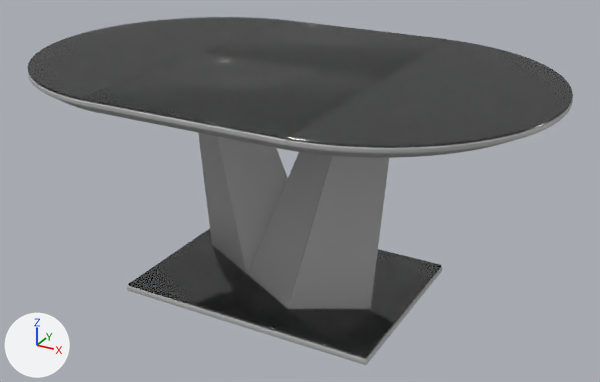
The Blender file для дизайна/столы/стол обеденный.blend, before and after one commit.
Both versions are drawn from a camera (50 mm lens) standing at (1.316, -2.304, 1.519) and looking at (0.046, 0.006, 0.365). Lighting does not change. The marker at lower left points along +X, +Y and +Z.

The older version as bpy lines, for what is in view:
```python
ob_левая_столешка_стекло = bpy.data.objects.new('левая столешка.стекло', me_circle_010)
ob_левая_столешка_стекло.parent = ob_столешка
ob_левая_столешка_стекло.location = (0.0, 0.0, 0.758)
ob_ножка = bpy.data.objects.new('ножка', me_circle_004)
ob_ножка.location = (0.0, 0.0, 0.0)
ob_ножка_стекло = bpy.data.objects.new('ножка.стекло', me_circle_013)
ob_ножка_стекло.parent = ob_ножка
ob_ножка_стекло.location = (0.0, 0.0, 0.0)
ob_правая_столешка = bpy.data.objects.new('правая столешка', me_circle_007)
ob_правая_столешка.parent = ob_столешка
ob_правая_столешка.location = (0.0, 0.0, 0.758)
ob_правая_столешка_стекло = bpy.data.objects.new('правая столешка.стекло', me_circle_009)
ob_правая_столешка_стекло.parent = ob_столешка
ob_правая_столешка_стекло.location = (0.0, 0.0, 0.758)
ob_центр_секло = bpy.data.objects.new('центр секло', me_circle_011)
ob_центр_секло.parent = ob_столешка
ob_центр_секло.location = (0.0, 0.0, 0.758)
ob_центр_секло1 = bpy.data.objects.new('центр секло1', me_circle_012)
ob_центр_секло1.parent = ob_столешка
ob_центр_секло1.location = (0.0, 0.0, 0.758)
# also in view: 'столешка' at (0.0, 0.0, 0.778)
```
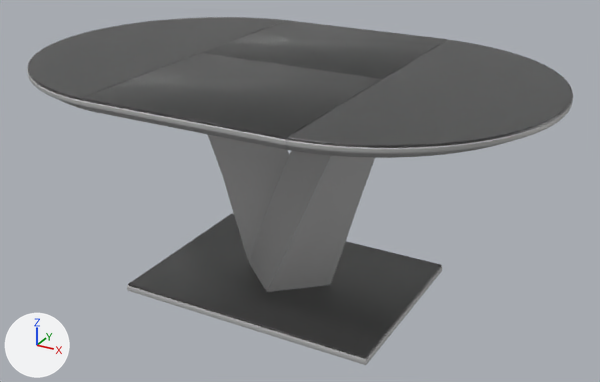
Edits to the bpy script that builds the scene:
```text
Change mat_стекло_столешницы:
    where n1 = _N.new('ShaderNodeBsdfGlass'); n1.name = 'Glass BSDF'
    n1.inputs[0].default_value: (0.443, 0.443, 0.443, 1.0) -> (0.727, 0.727, 0.727, 1.0)  # 'Color', grey #b2b2b2 -> 'Color', light grey #dedede
Change me_circle_004:
    used by ob_ножка; location = (0.0, 0.0, 0.0)
    remove me_circle_004.from_pydata(...)  # 92 vertices, 80 faces; spans x -0.468..0.468, y -0.34..0.34, z 0.0..0.756
    add me_circle_004.from_pydata(...)  # 178 vertices, 170 faces; spans x -0.468..0.468, y -0.34..0.34, z 0.0..0.756
    me_circle_004 part 1: the loose piece of 28 vertices spanning x -0.384..0.385, y -0.208..0.197, z 0.021..0.702 is rebuilt with 106 vertices and now spans x -0.365..0.367, y -0.151..0.155, z 0.03..0.702
```

Boxes (x1, y1, x2, y2) around the edits, measured in the pictures (600 x 382 px):
'ножка', reshaped: before (127, 133, 442, 365); after (127, 134, 442, 365)
'ножка.стекло', recoloured: (128, 214, 441, 359) in both
'правая столешка.стекло', recoloured: (287, 40, 573, 147) in both
'центр секло1', recoloured: (81, 53, 382, 139) in both
'левая столешка.стекло', recoloured: (28, 17, 287, 100) in both
'центр секло', recoloured: (202, 20, 448, 80) in both
part 1 of me_circle_004, rebuilt: before (198, 133, 389, 309); after (207, 134, 375, 292)
